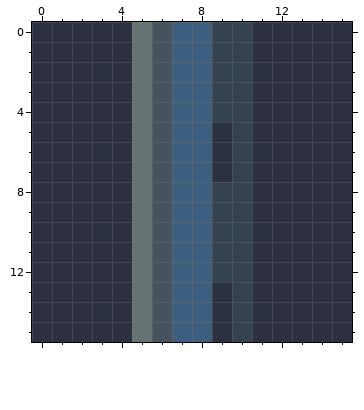
Pixel-art file, stored at src/main/art/machines/block/transport/fluid_pipe.aseprite. Above is the file before it was changed.
16x16 pixels, 1 frame. Colours within 5 levels of each other are drawn and written as one.
The same view after the edit:
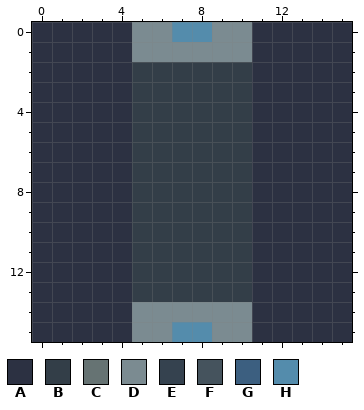
Palette (. is transparent): A #2c3142  B #333e48  C #667373  D #7b8b91  E #35424f  F #45535d  G #3c5f80  H #548cac
The author wrote: Apply guarded furnace and graphite industrial finishes
From old to new:
layer "Solid graphite jacket" added
layer "Metal fittings" added
layer "Service indicator" added
layer "Recess and shade" removed
layer "Brushing and reflected light" removed
layer "Hardware and signals" removed
Layers "Service indicator", "Metal fittings", "Solid graphite jacket":
Colour B replaces colour A in rows 5 to 7 at x 9; in row 13 at x 9.
Colour B replaces colour C in rows 2 to 13 at x 5.
Colour B replaces colour E in rows 2 to 4 at x 9 to 10; in rows 5 to 7 at x 10; in rows 8 to 12 at x 9 to 10; in row 13 at x 10.
Colour B replaces colour F in rows 2 to 13 at x 6.
Colour B replaces colour G in rows 2 to 13 at x 7 to 8.
Colour D replaces colour A in rows 14 to 15 at x 9.
Colour D replaces colour C in rows 0 to 1 at x 5; in rows 14 to 15 at x 5.
Colour D replaces colour E in rows 0 to 1 at x 9 to 10; in rows 14 to 15 at x 10.
Colour D replaces colour F in rows 0 to 1 at x 6; in rows 14 to 15 at x 6.
Colour D replaces colour G in row 1 at x 7 to 8; in row 14 at x 7 to 8.
Colour H replaces colour G in row 0 at x 7 to 8; in row 15 at x 7 to 8.
Where, in picture pixels (left, top, right, bottom), the same in both pictures:
changed: (132, 22, 252, 342)
